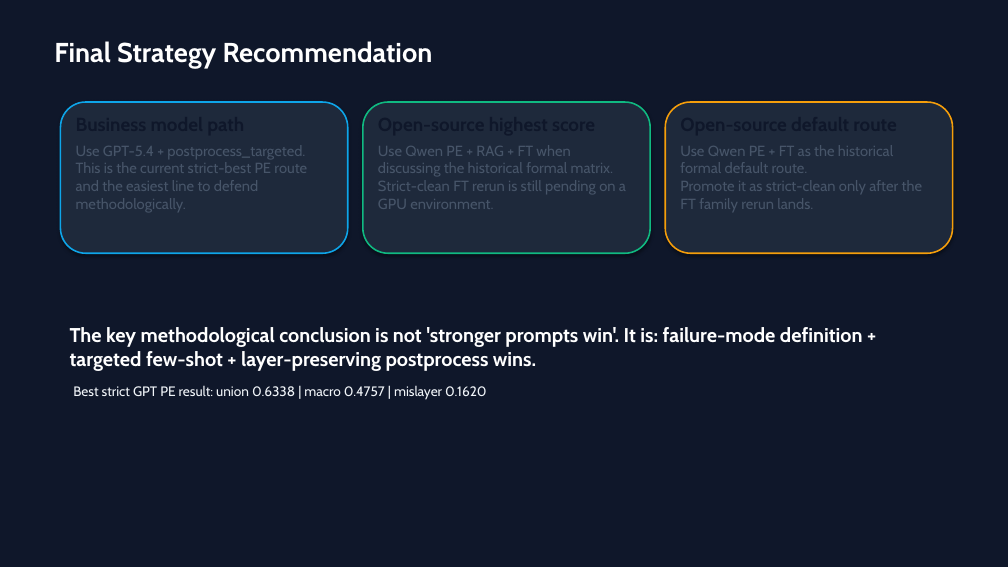
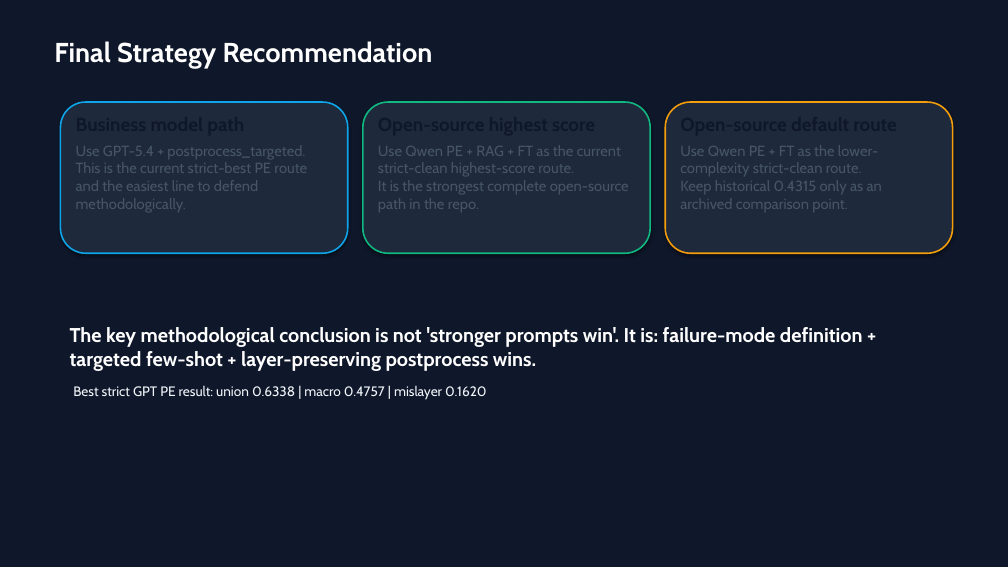
Before and after one commit to passionworkeer/tengxun_open, a slide deck: slide 10 of reports/defense_deck_20260329.pptx. Drawn at 1008x567 pixels with LibreOffice and Linux fonts; fonts in the diff are those of the drawing. Boxes give left, top, right and bottom in pixels: in the first picture for what was removed or moved away, otherwise in the second. Text is boxed around its words. In the diff, an @@ line names an element or a change of style, - is before the commit and + after.

Commit message:
sync final delivery with completed strict-clean results

```diff
--- a/reports/defense_deck_20260329.pptx
+++ b/reports/defense_deck_20260329.pptx
@@ text at (378,145,629,212): text changed @@
-Use Qwen PE + RAG + FT when discussing the historical formal matrix.
-Strict-clean FT rerun is still pending on a GPU environment.
+Use Qwen PE + RAG + FT as the current strict-clean highest-score route.
+It is the strongest complete open-source path in the repo.
@@ text at (680,145,882,209): text changed @@
-Use Qwen PE + FT as the historical formal default route.
-Promote it as strict-clean only after the FT family rerun lands.
+Use Qwen PE + FT as the lower-complexity strict-clean route.
+Keep historical 0.4315 only as an archived comparison point.
```
Also in this commit, not shown: 1 other slide changed, 22 other files.
